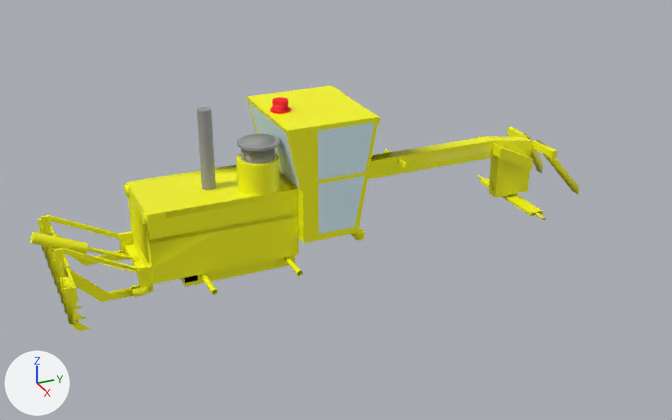
A saved change to the Blender file Grader_B/Grader_B.blend.
Both versions are drawn from a camera (50 mm lens) standing at (13.29, -5.17, 6.52) and looking at (0.16, 0.74, -0.04). The lights are fixed; the arrows at lower left show +X, +Y and +Z.

Script lines for the objects in view, before the commit:
```python
ob_grader_b = bpy.data.objects.new('Grader_B', me_grader_b)
ob_grader_b.location = (0.0, 0.0, 0.0)
ob_leftfrontwheel = bpy.data.objects.new('LeftFrontWheel', me_leftfrontwheel)
ob_leftfrontwheel.location = (0.0, 0.0, 0.0)
ob_leftpiston = bpy.data.objects.new('LeftPiston', me_leftpiston)
ob_leftpiston.location = (0.0, 0.0, 0.0)
ob_rightfrontwheel = bpy.data.objects.new('RightFrontWheel', me_rightfrontwheel)
ob_rightfrontwheel.location = (0.0, 0.0, 0.0)
ob_rightmidwheel = bpy.data.objects.new('RightMidWheel', me_rightmidwheel)
ob_rightmidwheel.location = (0.0, 0.0, 0.0)
ob_rightrearwheel = bpy.data.objects.new('RightRearWheel', me_rightrearwheel)
ob_rightrearwheel.location = (0.0, 0.0, 0.0)
ob_scraper = bpy.data.objects.new('Scraper', me_scraper)
ob_scraper.location = (0.0, 0.0, 0.0)
ob_scraperpivot = bpy.data.objects.new('ScraperPivot', me_scraperpivot)
ob_scraperpivot.location = (0.0, 0.0, 0.0)
ob_shovel = bpy.data.objects.new('Shovel', me_shovel)
ob_shovel.location = (0.0, 0.0, 0.0)
```
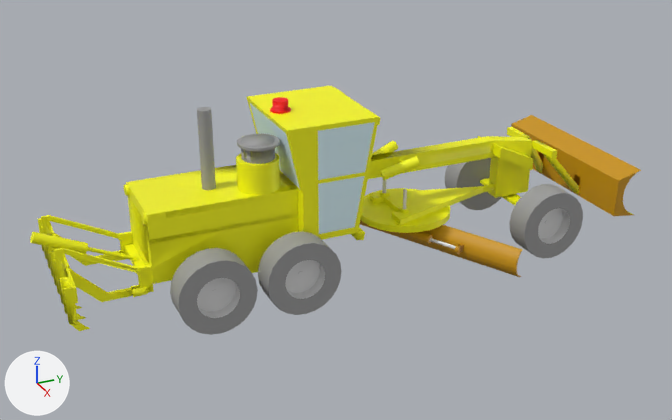
Where the newer file only moved an object's origin or applied its transform, the numbers keep the older frame.

Where the change shows, as pixel boxes (x1, y1, x2, y2) in the pictures (672 x 420 px):
'RightRearWheel', shown: after (170, 248, 258, 335)
'RightMidWheel', shown: after (258, 231, 342, 315)
'Shovel', shown: after (510, 115, 641, 216)
'RightFrontWheel', shown: after (509, 184, 583, 259)
'Scraper', shown: after (360, 220, 522, 277)
'ScraperPivot', shown (yellow): after (369, 184, 494, 225)
'ScraperRotator', added (yellow): after (361, 188, 450, 235)
'LeftFrontWheel', shown: after (445, 158, 502, 210)
'RightPistonHousing', added (yellow): after (380, 156, 420, 180)
'LeftPistonHousing', added: after (372, 141, 398, 155)
'RightPiston', shown: after (403, 189, 407, 209)
'LeftPiston', shown: after (382, 179, 387, 193)

The change, as a diff of the scene's bpy script:
```diff
--- a/Grader_B/Grader_B.blend.py
+++ b/Grader_B/Grader_B.blend.py
@@ me_scraperrotator @@
+me_scraperrotator.from_pydata(...)  # 81 vertices, 133 faces; spans x -0.88..0.79, y -0.84..0.83, z -0.34..0.0
+# faces by material slot: [29, 104]
+me_scraperrotator.materials.append(mat_construct_brown)  # yellow #cb9400
+me_scraperrotator.materials.append(mat_construct_yellow)  # yellow #ffff00
@@ me_rightpistonhousing @@
+me_rightpistonhousing.from_pydata(...)  # 72 vertices, 118 faces; spans x -0.09..0.09, y -0.223..0.443, z -0.09..0.09
+me_rightpistonhousing.materials.append(mat_construct_yellow)  # yellow #ffff00
@@ me_leftpistonhousing @@
+me_leftpistonhousing.from_pydata(...)  # 72 vertices, 118 faces; spans x -0.09..0.09, y -0.223..0.443, z -0.09..0.09
+me_leftpistonhousing.materials.append(mat_construct_yellow)  # yellow #ffff00
@@ ob_leftfrontwheel @@
 ob_leftfrontwheel.location = (0.0, 0.0, 0.0)
-ob_leftfrontwheel.hide_set(True)
@@ ob_rightrearwheel @@
 ob_rightrearwheel.location = (0.0, 0.0, 0.0)
-ob_rightrearwheel.hide_set(True)
@@ ob_rightmidwheel @@
 ob_rightmidwheel.location = (0.0, 0.0, 0.0)
-ob_rightmidwheel.hide_set(True)
@@ ob_rightfrontwheel @@
 ob_rightfrontwheel.location = (0.0, 0.0, 0.0)
-ob_rightfrontwheel.hide_set(True)
@@ ob_scraper @@
 ob_scraper.location = (0.0, 0.0, 0.0)
-ob_scraper.hide_set(True)
@@ ob_shovel @@
 ob_shovel.location = (0.0, 0.0, 0.0)
-ob_shovel.hide_set(True)
@@ ob_scraperpivot @@
 ob_scraperpivot.location = (0.0, 0.0, 0.0)
-ob_scraperpivot.hide_set(True)
@@ ob_leftpiston @@
 ob_leftpiston.location = (0.0, 0.0, 0.0)
-ob_leftpiston.hide_set(True)
@@ ob_rightpiston @@
 ob_rightpiston.location = (0.0, 0.0, 0.0)
-ob_rightpiston.hide_set(True)
@@ ob_scraperrotator @@
+ob_scraperrotator = bpy.data.objects.new('ScraperRotator', me_scraperrotator)
+ob_scraperrotator.parent = ob_scraperpivot
+ob_scraperrotator.matrix_parent_inverse = Matrix(((1.0, 0.0, 0.0, 0.041), (0.0, 1.0, 0.0, -4.08), (0.0, 0.0, 1.0, 0.266), (0.0, 0.0, 0.0, 1.0)))
+ob_scraperrotator.location = (-0.00206, 2.154, -0.325)
@@ ob_rightpistonhousing @@
+ob_rightpistonhousing = bpy.data.objects.new('RightPistonHousing', me_rightpistonhousing)
+ob_rightpistonhousing.location = (0.34, 1.96, 0.63)
+ob_rightpistonhousing.rotation_euler = (-0.308, 0.0, 2.968)  # degrees (-18, 0, 170)
@@ ob_leftpistonhousing @@
+ob_leftpistonhousing = bpy.data.objects.new('LeftPistonHousing', me_leftpistonhousing)
+ob_leftpistonhousing.location = (-0.43, 1.96, 0.63)
+ob_leftpistonhousing.rotation_euler = (-0.306, 0.0, -2.927)  # degrees (-18, 0, -168)
```
